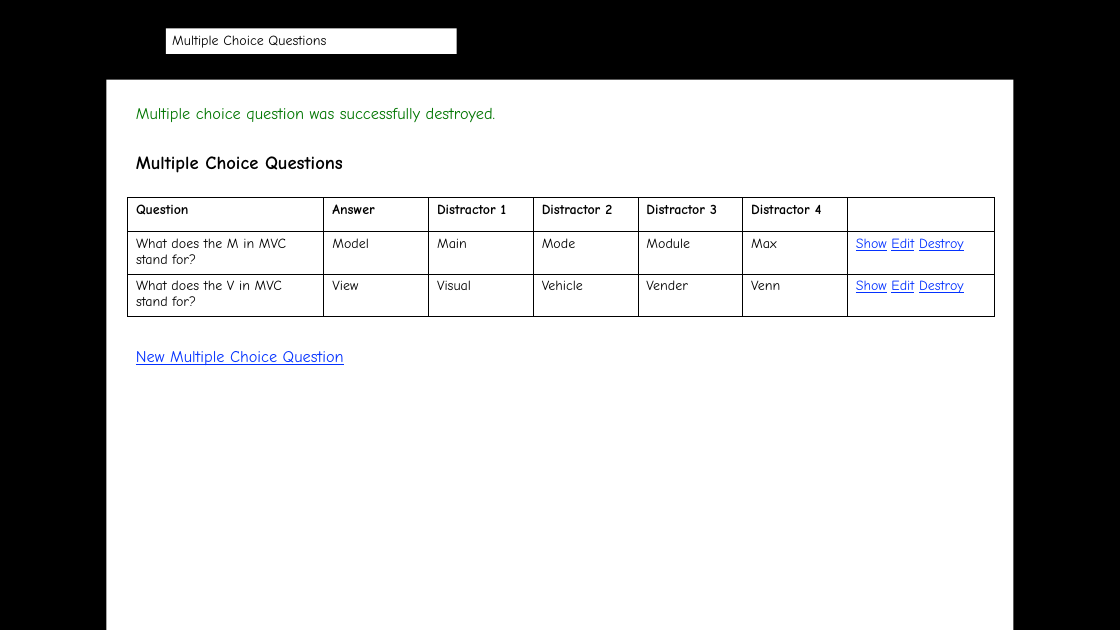
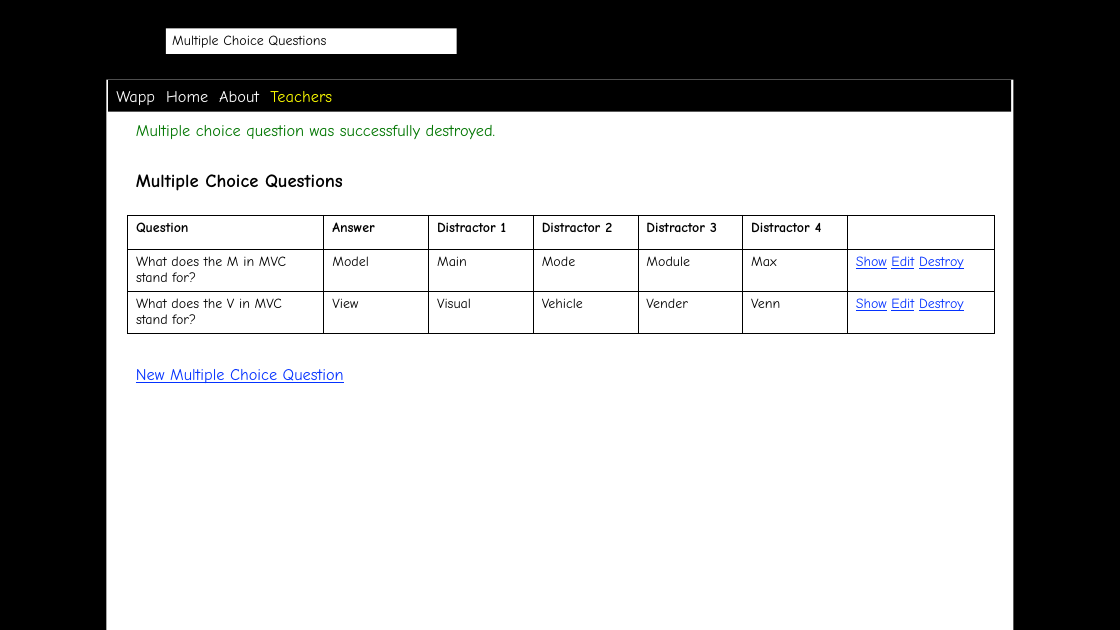
Before and after one commit to scott-fleming/wapp, a slide deck: slide 16 of docs/wireframes.pptx (slide 12 before the commit). Drawn at 1120x630 pixels with LibreOffice and Linux fonts; fonts in the diff are those of the drawing; background and template pictures are left out. Boxes give left, top, right and bottom in pixels: in the first picture for what was removed or moved away, otherwise in the second. Text is boxed around its words. In the diff, an @@ line names an element or a change of style, - is before the commit and + after.

```diff
--- a/docs/wireframes.pptx
+++ b/docs/wireframes.pptx
@@ rectangle added at (108,80,1012,112), fill #000000, 14 pt, text #FFFFFF @@
+Wapp Home About Teachers
@@ text "Multiple choice question was successfully ...": place and size @@
-text "Multiple choice question was successfully ..." at (136,108,496,122)
+text "Multiple choice question was successfully ..." at (136,125,496,139)
@@ text "Multiple Choice Questions": place and size @@
-text "Multiple Choice Questions" at (136,156,343,173)
+text "Multiple Choice Questions" at (136,174,343,191)
@@ table: place and size @@
-table at (128,198,996,317)
+table at (128,215,996,334)
@@ text "New Multiple Choice Question": place and size @@
-text "New Multiple Choice Question" at (136,351,344,365)
+text "New Multiple Choice Question" at (136,369,344,383)
```
Also in this commit, not shown: 11 other slides changed, 4 slides added.
